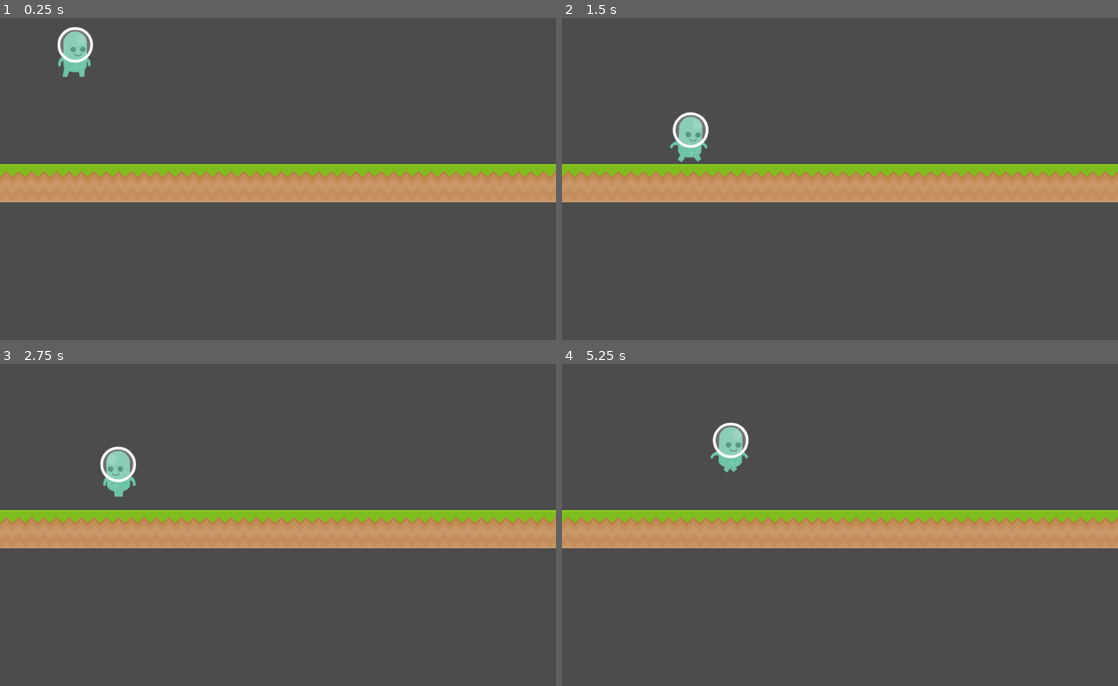
Above: before the commit, frames 1-4 (two rows, left to right).
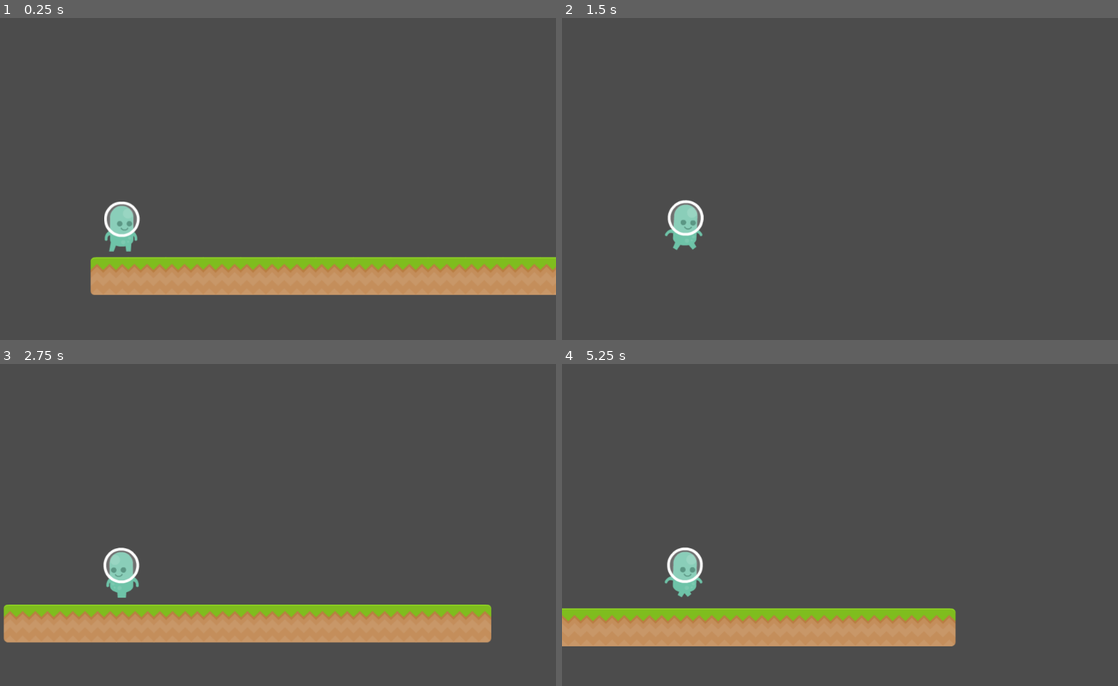
Above: after the commit, the same moments.

Repository: giordanorn/basic-platformer
Game: Godot game, scene res://Scenes/Fase1.tscn
Two runs of this game, one before a commit and one after it. Both use one fixed random seed, a clock stepped at 60 frames per second and the inputs below.
Inputs:
- Up to frame 1 (0.25 s): no input
- Up to frame 2 (1.5 s): tap Enter (ui_accept) at 0.5, 0.77 s; hold Right (ui_right) from 0.53 s (still down)
- Up to frame 3 (2.75 s): tap Enter (ui_accept) at 1.52 s; release Right (ui_right) at 2.03 s; hold Left (ui_left) from 2.03 s (still down)
- Up to frame 4 (5.25 s): release Left (ui_left) at 2.78 s; hold Right (ui_right) 2.78-4.28 s; tap Enter (ui_accept) at 3.02, 3.77, 4.52 s; hold Left (ui_left) 4.28-5.03 s; hold Right (ui_right) from 5.03 s (still down)

The runs differ from the first frame. In frame 1, 23% of the frame differs, in the area x 0-100%, y 2-86%; in frame 2, 13%; in frame 3, 24%, in the area x 0-100%, y 25-87%; in frame 4, 22%.

Commit message:
minor changes

Diff:
--- a/Scenes/Fase1.tscn
+++ b/Scenes/Fase1.tscn
@@ -83,11 +83,18 @@
 
 [node name="Fase1" type="Node2D"]
 
-[node name="Player2" parent="." instance=ExtResource( 1 )]
-position = Vector2( 138.938, 59.248 )
+[node name="Player" parent="." instance=ExtResource( 1 )]
+position = Vector2( 57.9033, 412.875 )
+
+[node name="Camera2D" type="Camera2D" parent="Player"]
+position = Vector2( 327.28, -90.6306 )
+offset = Vector2( -40, 0 )
+current = true
+drag_margin_h_enabled = false
+drag_margin_v_enabled = false
 
 [node name="TileMap" type="TileMap" parent="."]
 tile_set = SubResource( 4 )
 cell_size = Vector2( 69, 69 )
 format = 1
-tile_data = PoolIntArray( 262144, 2, 0, 262145, 2, 0, 262146, 2, 0, 262147, 2, 0, 262148, 2, 0, 262149, 2, 0, 262150, 2, 0, 262151, 2, 0, 262152, 2, 0, 262153, 2, 0, 262154, 2, 0, 262155, 2, 0, 262156, 2, 0, 262157, 2, 0, 262158, 2, 0, 262159, 2, 0 )
+tile_data = PoolIntArray( 458752, 3, 0, 458753, 2, 0, 458754, 2, 0, 458755, 2, 0, 458756, 2, 0, 458757, 2, 0, 458758, 2, 0, 458759, 2, 0, 458760, 2, 0, 458761, 2, 0, 458762, 2, 0, 458763, 2, 0, 458764, 1, 0 )
--- a/Scenes/Player.tscn
+++ b/Scenes/Player.tscn
@@ -27,18 +27,22 @@
 "speed": 15.0
 } ]
 
-[sub_resource type="CapsuleShape2D" id=2]
-radius = 34.7531
-height = 25.1347
+[sub_resource type="RectangleShape2D" id=2]
 
 [node name="Player" type="KinematicBody2D"]
+editor/display_folded = true
 script = ExtResource( 1 )
+speedX = 200
+jumpForce = 450
+gravity = 400
 
 [node name="AnimatedSprite" type="AnimatedSprite" parent="."]
 frames = SubResource( 1 )
 animation = "walking"
-frame = 3
+frame = 5
 playing = true
 
 [node name="CollisionShape2D" type="CollisionShape2D" parent="."]
+position = Vector2( 0, -1 )
+scale = Vector2( 2, 4.5 )
 shape = SubResource( 2 )
--- a/project.godot
+++ b/project.godot
@@ -15,7 +15,7 @@
 
 [application]
 
-config/name="Aula2"
+config/name="Trabalho de MBJ"
 run/main_scene="res://Scenes/Fase1.tscn"
 config/icon="res://icon.png"
 
